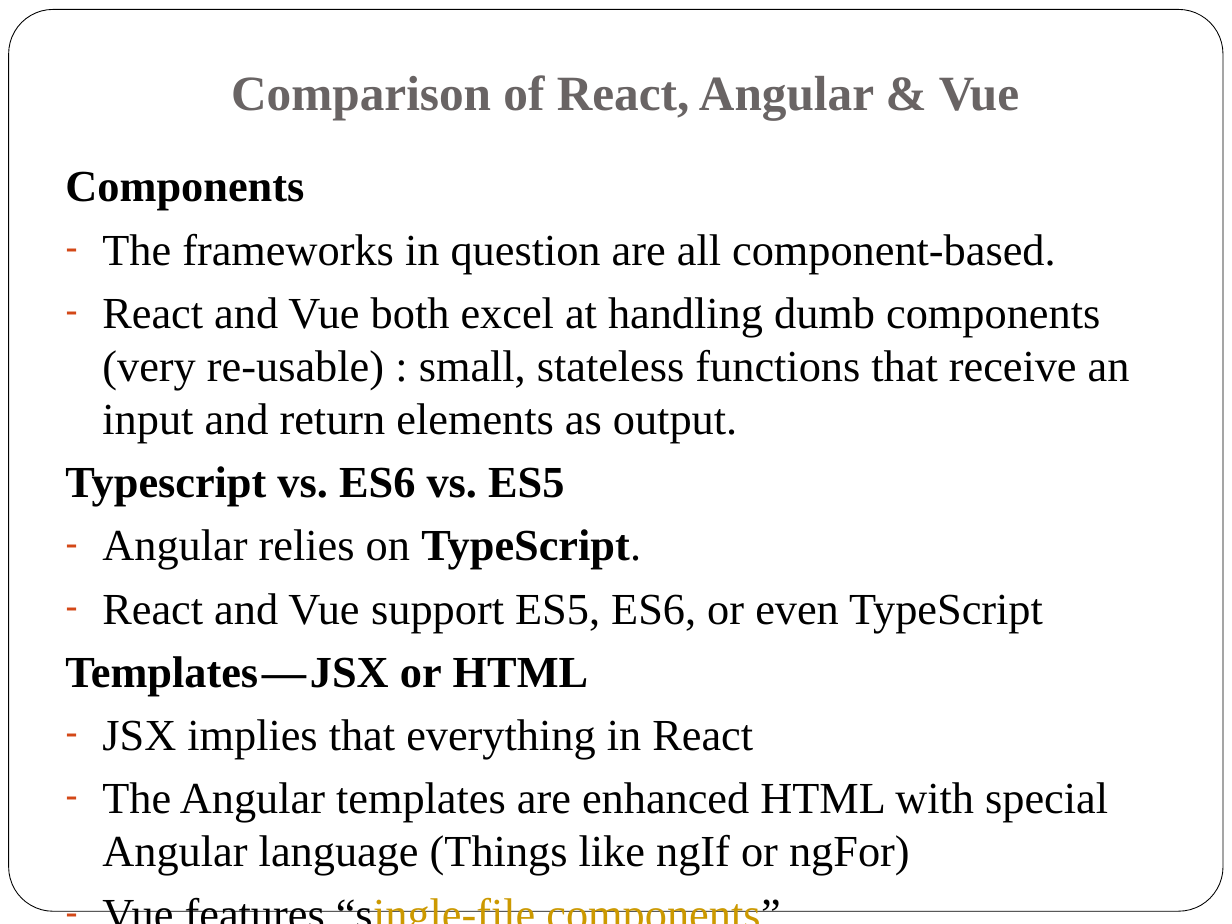
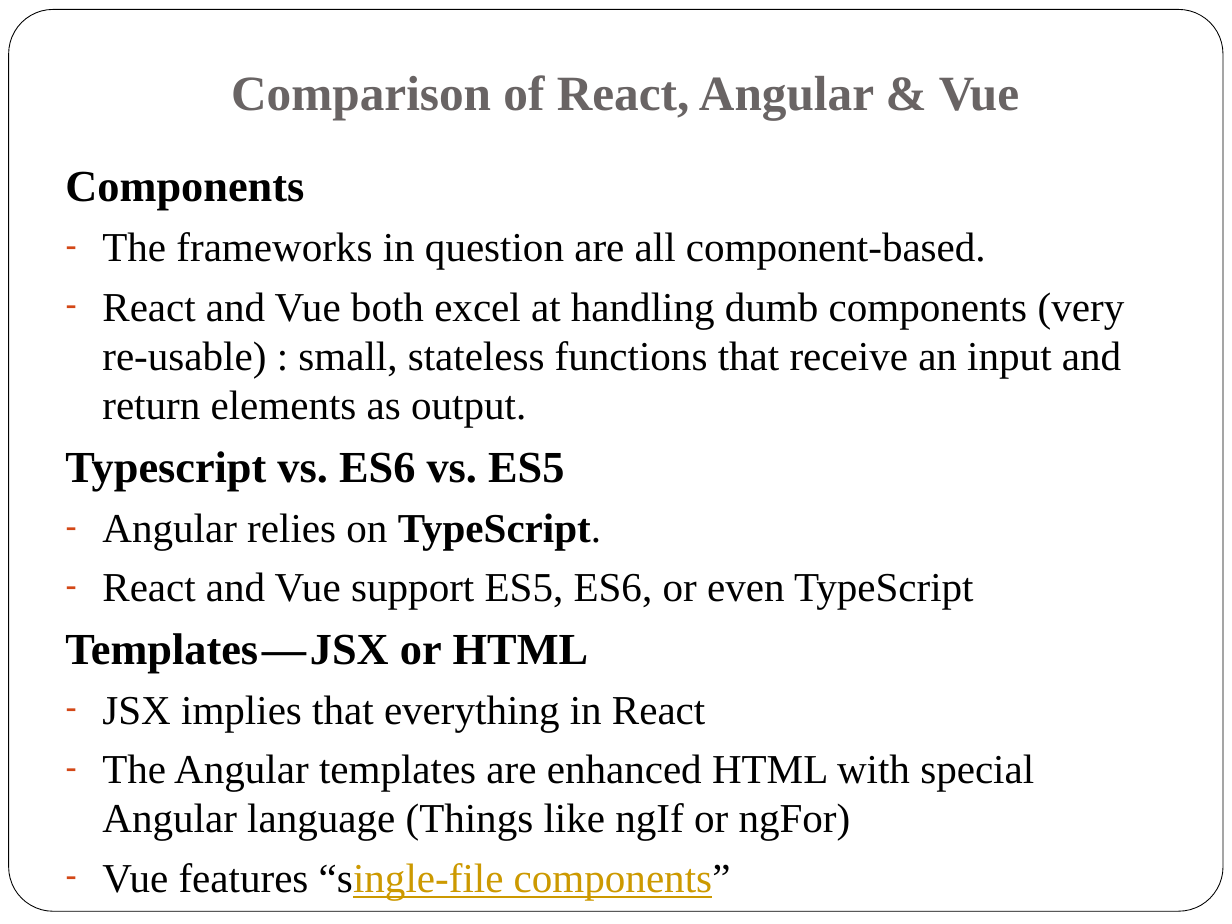
Before and after one commit to voquocduoc/compare-vue-react-angular, a slide deck: slide 8 of Slide.pptx. Drawn at 1232x924 pixels with LibreOffice and Linux fonts; fonts in the diff are those of the drawing. Boxes give left, top, right and bottom in pixels: in the first picture for what was removed or moved away, otherwise in the second. Text is boxed around its words. In the diff, an @@ line names an element or a change of style, - is before the commit and + after.

```diff
--- a/Slide.pptx
+++ b/Slide.pptx
@@ text at bbox=[102, 232, 1125, 900]: size 25.9 to 24.1 pt in "The frameworks in question are all component-based.", "React and Vue both excel at handling ...", "Angular relies on TypeScript.", "React and Vue support ES5, ES6, or ..." and 3 more places @@
```
Also in this commit, not shown: 5 other slides changed.
